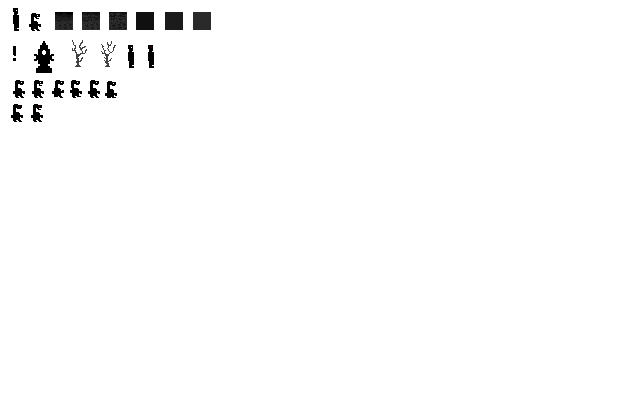
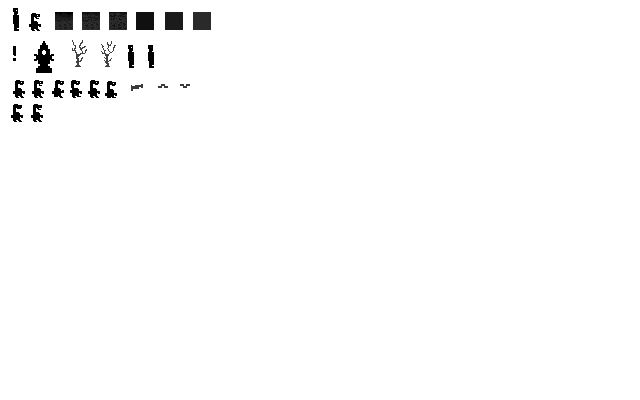
Comparing the layer stacks of the two (640, 400) images. Changes:
painted on "Layer" over [131, 84, 190, 91]
